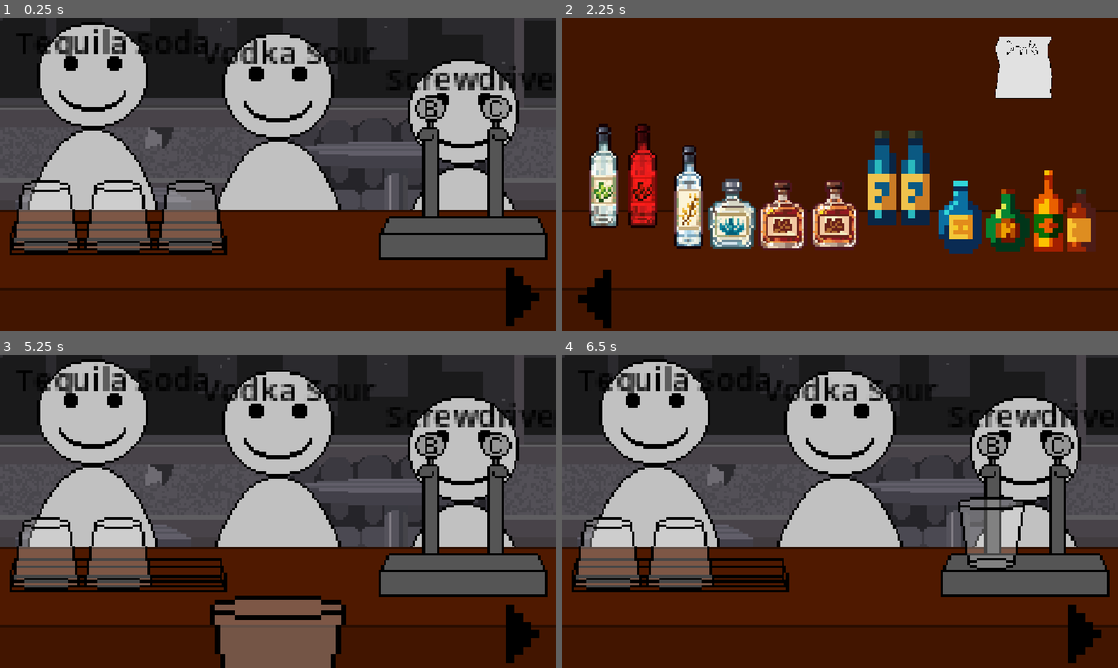
Above: before the commit, frames 1-4 (two rows, left to right).
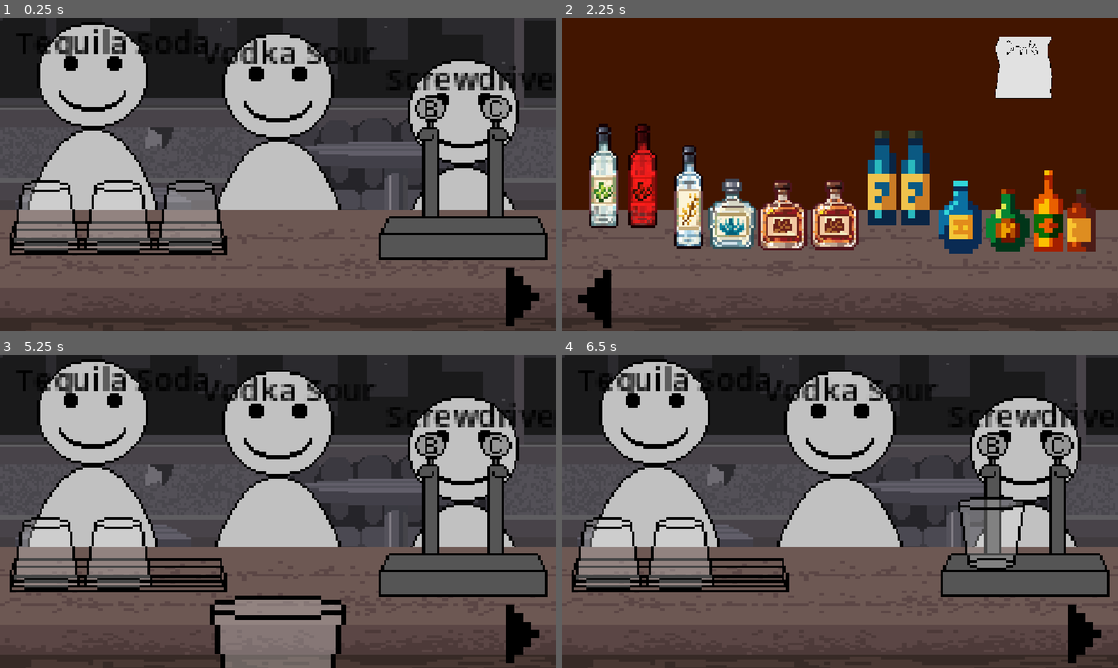
Above: after the commit, the same moments.

Repository: MJw0lf/ShiftGameJam
Game: Godot game, scene res://Scenes/test_scene.tscn
Two runs of this game, one before a commit and one after it. Both use one fixed random seed, a clock stepped at 60 frames per second and the inputs below.
Inputs (mouse positions are in pixels of both pictures, inside the frame that each line leads up to):
- Up to frame 1 (0.25 s): no input
- Up to frame 2 (2.25 s): click (1084, 296) at 0.5 s; click (595, 299) at 1.25 s; click (1084, 296) at 2 s
- Up to frame 3 (5.25 s): click (33, 636) at 2.75 s; click (522, 633) at 3.5 s; click (33, 636) at 4.25 s; tap Enter (ui_accept) at 5 s; move the mouse to (116, 555) at 5.02 s; click (116, 555) at 5.1 s
- Up to frame 4 (6.5 s): tap Enter (ui_accept) at 5.27, 5.75, 6.02 s; move the mouse to (984, 561) at 5.77 s; click (984, 561) at 5.85 s

The runs differ from the first frame. In frame 1, 31% of the frame differs, in the area x 0-100%, y 61-100%; in frame 2, 30%; in frame 3, 30%; in frame 4, 31%.

Commit message:
bar art update

Diff:
--- a/Scenes/test_scene.tscn
+++ b/Scenes/test_scene.tscn
@@ -5,6 +5,7 @@
 [ext_resource type="PackedScene" uid="uid://bu0t37vw4fqcx" path="res://Objects/glass_rack.tscn" id="2_50ct6"]
 [ext_resource type="Texture2D" uid="uid://conyk3pmgj4ua" path="res://Textures/objects/background.png" id="3_0g4ye"]
 [ext_resource type="PackedScene" uid="uid://dksqg4ncm2cfu" path="res://Objects/taps.tscn" id="4_hb2xm"]
+[ext_resource type="Texture2D" uid="uid://c8rdeq2wlty8l" path="res://Textures/objects/bar.png" id="4_soh27"]
 [ext_resource type="PackedScene" uid="uid://c2oxsrmqrgy2s" path="res://Objects/Alcohol/white_wine.tscn" id="5_ak5v8"]
 [ext_resource type="Script" uid="uid://cx866sb0lsyor" path="res://Scripts/camera_controller.gd" id="5_rdbpf"]
 [ext_resource type="PackedScene" uid="uid://os8adywn83ki" path="res://Objects/Alcohol/red_wine.tscn" id="9_d3awe"]
@@ -48,7 +49,7 @@
 [node name="Bar" type="Sprite2D" parent="." unique_id=2062929934]
 position = Vector2(1215.2499, 570)
 scale = Vector2(10.658695, 5.1)
-texture = ExtResource("1_3dogw")
+texture = ExtResource("4_soh27")
 
 [node name="GlassRack" parent="." unique_id=1347275548 instance=ExtResource("2_50ct6")]
 position = Vector2(245, 456)
Binary file added: Textures/objects/bar.aseprite
Binary file added: Textures/objects/bar.png
Not shown, added: Textures/objects/bar.png.import
